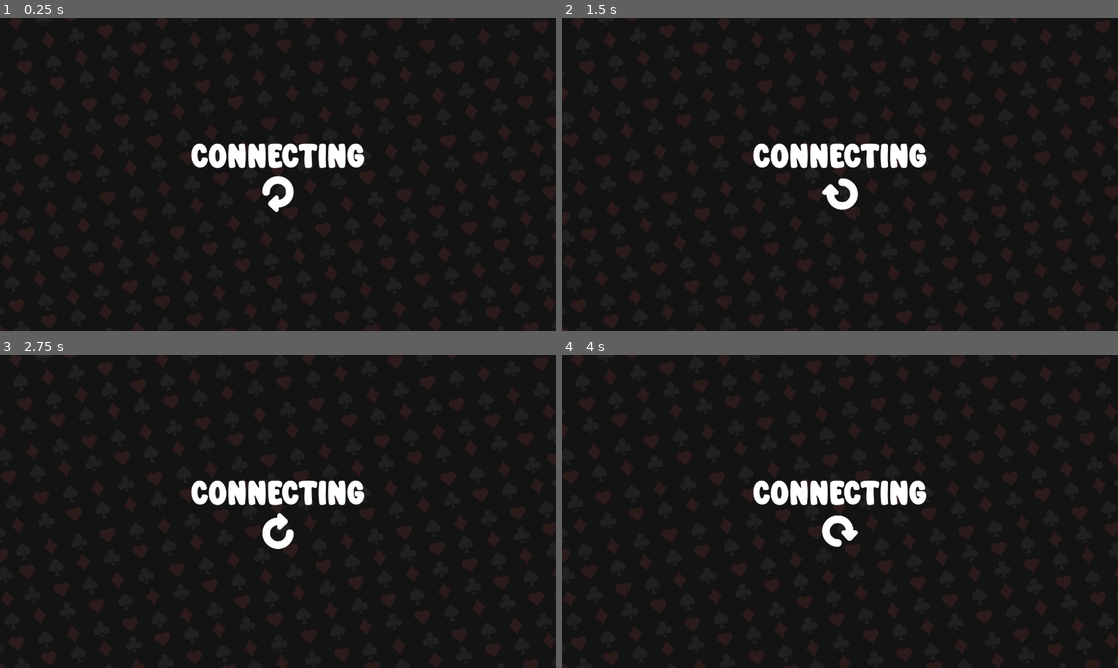
Above: before the commit, frames 1-4 (two rows, left to right).
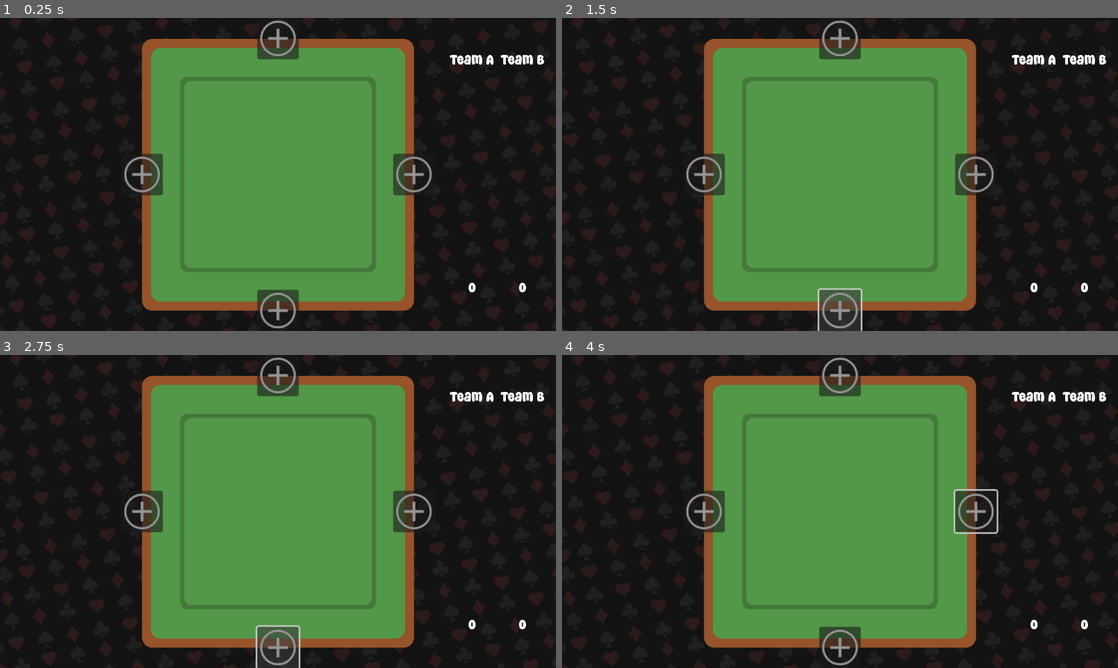
Above: after the commit, the same moments.

Repository: 0xEvsky/marboota-hearts-gm
Game: Godot game, scene res://scenes/game.tscn
Two runs of this game, one before a commit and one after it. Both use one fixed random seed, a clock stepped at 60 frames per second and the inputs below.
Inputs (mouse positions are in pixels of both pictures, inside the frame that each line leads up to):
- Up to frame 1 (0.25 s): no input
- Up to frame 2 (1.5 s): click (840, 309) at 0.52 s; click (840, 309) at 1.27 s
- Up to frame 3 (2.75 s): click (278, 646) at 2.02 s
- Up to frame 4 (4 s): move the mouse to (962, 495) at 2.77 s; click (962, 495) at 2.85 s; move the mouse to (728, 527) at 3.52 s; click (728, 527) at 3.6 s

The runs differ from the first frame. In frame 1, 43% of the frame differs, in the area x 22-98%, y 0-100%; in frame 2, 44%; in frame 3, 44%; in frame 4, 44%.
Error after the commit: Invalid access to property or key 'state' on a base object of type 'Nil'. (res://scripts/seat.gd:52)

Commit message:
scoreboard

Diff:
--- a/game/scenes/game.tscn
+++ b/game/scenes/game.tscn
@@ -7,6 +7,7 @@
 [ext_resource type="PackedScene" uid="uid://belne7lgw02p3" path="res://scenes/table.tscn" id="4_24tct"]
 [ext_resource type="Script" path="res://scripts/game_ui.gd" id="5_cxi62"]
 [ext_resource type="Script" path="res://scripts/player_manager.gd" id="5_xiyoe"]
+[ext_resource type="Script" path="res://scripts/score_ui.gd" id="6_tl6g1"]
 
 [sub_resource type="Animation" id="Animation_5kc0w"]
 length = 0.001
@@ -48,6 +49,7 @@
 [node name="Game" type="Node2D"]
 
 [node name="LoadingUI" type="CanvasLayer" parent="."]
+visible = false
 script = ExtResource("1_w3f0r")
 
 [node name="LoadingScreen" type="Control" parent="LoadingUI"]
@@ -223,6 +225,71 @@
 theme_override_font_sizes/font_size = 86
 text = "pass"
 
+[node name="ScoreUI" type="CanvasLayer" parent="."]
+script = ExtResource("6_tl6g1")
+
+[node name="HeaderRow" type="HBoxContainer" parent="ScoreUI"]
+custom_minimum_size = Vector2(0, 100)
+offset_left = 1031.0
+offset_top = 46.0
+offset_right = 1260.0
+offset_bottom = 146.0
+alignment = 1
+
+[node name="Label" type="Label" parent="ScoreUI/HeaderRow"]
+layout_mode = 2
+size_flags_horizontal = 3
+theme_override_font_sizes/font_size = 32
+text = "Team A"
+horizontal_alignment = 1
+vertical_alignment = 1
+
+[node name="Label2" type="Label" parent="ScoreUI/HeaderRow"]
+layout_mode = 2
+size_flags_horizontal = 3
+theme_override_font_sizes/font_size = 32
+text = "Team B"
+horizontal_alignment = 1
+vertical_alignment = 1
+
+[node name="ScoreContainer" type="VBoxContainer" parent="ScoreUI"]
+anchors_preset = 6
+anchor_left = 1.0
+anchor_top = 0.5
+anchor_right = 1.0
+anchor_bottom = 0.5
+offset_left = -249.0
+offset_top = -216.0
+offset_right = -20.0
+offset_bottom = 284.0
+grow_horizontal = 0
+grow_vertical = 2
+scale = Vector2(1, 0.88)
+
+[node name="TotalScoreRow" type="HBoxContainer" parent="ScoreUI"]
+custom_minimum_size = Vector2(0, 100)
+offset_left = 1031.0
+offset_top = 570.0
+offset_right = 1260.0
+offset_bottom = 670.0
+alignment = 1
+
+[node name="Label" type="Label" parent="ScoreUI/TotalScoreRow"]
+layout_mode = 2
+size_flags_horizontal = 3
+theme_override_font_sizes/font_size = 32
+text = "0"
+horizontal_alignment = 1
+vertical_alignment = 1
+
+[node name="Label2" type="Label" parent="ScoreUI/TotalScoreRow"]
+layout_mode = 2
+size_flags_horizontal = 3
+theme_override_font_sizes/font_size = 32
+text = "0"
+horizontal_alignment = 1
+vertical_alignment = 1
+
 [node name="Table" parent="." instance=ExtResource("4_24tct")]
 position = Vector2(640, 360)
 
--- /dev/null
+++ b/game/scenes/score_row.tscn
@@ -0,0 +1,32 @@
+[gd_scene format=3 uid="uid://6ngipvyayefp"]
+
+[node name="ScoreRow" type="HBoxContainer"]
+custom_minimum_size = Vector2(0, 50)
+anchors_preset = 8
+anchor_left = 0.5
+anchor_top = 0.5
+anchor_right = 0.5
+anchor_bottom = 0.5
+offset_left = -20.0
+offset_top = -20.0
+offset_right = 20.0
+offset_bottom = 20.0
+grow_horizontal = 2
+grow_vertical = 2
+size_flags_horizontal = 3
+
+[node name="Label" type="Label" parent="."]
+layout_mode = 2
+size_flags_horizontal = 3
+size_flags_vertical = 1
+theme_override_font_sizes/font_size = 32
+horizontal_alignment = 1
+vertical_alignment = 1
+
+[node name="Label2" type="Label" parent="."]
+layout_mode = 2
+size_flags_horizontal = 3
+size_flags_vertical = 1
+theme_override_font_sizes/font_size = 32
+horizontal_alignment = 1
+vertical_alignment = 1
--- a/game/scripts/event_manager.gd
+++ b/game/scripts/event_manager.gd
@@ -16,6 +16,8 @@
 signal YOURPLAY_received
 signal PLAY_received
 signal PLAYEND_received
+signal ROUNDEND_received
+signal TOTALSCORE_received
 
 
 
@@ -89,7 +91,10 @@
 			PLAY_received.emit(msg["USERID"], msg["CARD"])
 		"PLAYEND":
 			PLAYEND_received.emit(msg["WINNERID"])
-
+		"ROUNDEND":
+			ROUNDEND_received.emit(msg["TEAMASCORE"], msg["TEAMBSCORE"])
+		"TOTALSCORE":
+			TOTALSCORE_received.emit(msg["TEAMASCORE"], msg["TEAMBSCORE"])
 		_:
 			push_error("Invalid or unknown action received from server:" + str(action))
 
--- a/game/scripts/hand.gd
+++ b/game/scripts/hand.gd
@@ -96,6 +96,12 @@
 			rearrange()
 			get_parent()._on_yourplay(playable)
 )
+	if !get_parent().play_started:
+		get_parent().play_started = true
+		for i in range(4):
+			var score_node = get_parent().get_node("Score" + str(i))
+			score_node.get_node("Label").text = "0"
+			score_node.show()
 
 func on_play(card_str: String):
 	var card = get_child(-1) as Card
@@ -108,3 +114,9 @@
 	card.set_shroud(false)
 	card.is_played = true
 	rearrange()
+	if !get_parent().play_started:
+		get_parent().play_started = true
+		for i in range(4):
+			var score_node = get_parent().get_node("Score" + str(i))
+			score_node.get_node("Label").text = "0"
+			score_node.show()
--- /dev/null
+++ b/game/scripts/score_ui.gd
@@ -0,0 +1,23 @@
+extends CanvasLayer
+
+
+# Called when the node enters the scene tree for the first time.
+func _ready() -> void:
+	EventManager.PLAYSTART_received.connect(_on_playstart)
+	EventManager.ROUNDEND_received.connect(_on_roundend)
+	EventManager.TOTALSCORE_received.connect(_on_totalscore)
+
+func _on_playstart():
+	show()
+
+func _on_roundend(team_a_score: String, team_b_score: String):
+	var score_row_scene = preload("res://scenes/score_row.tscn")
+	var score_row = score_row_scene.instantiate()
+	get_node("ScoreContainer").add_child(score_row)
+	score_row.get_node("Label").text = team_a_score
+	score_row.get_node("Label2").text = team_b_score
+
+
+func _on_totalscore(team_a_score: String, team_b_score: String):
+	get_node("TotalScoreRow/Label").text = team_a_score
+	get_node("TotalScoreRow/Label2").text = team_b_score
--- a/game/scripts/table.gd
+++ b/game/scripts/table.gd
@@ -3,6 +3,7 @@
 
 enum TableState {TABLE_IDLE, TABLE_READY, TABLE_TRUMPING, TABLE_PLAYING}
 var state: TableState = TableState.TABLE_IDLE
+var play_started = false
 
 func _ready() -> void:
 	Globals.table = self
@@ -12,6 +13,7 @@
 	EventManager.YOURPLAY_received.connect(_on_yourplay)
 	EventManager.PLAY_received.connect(_on_play)
 	EventManager.PLAYEND_received.connect(_on_playend)
+	EventManager.ROUNDEND_received.connect(_on_roundend)
 
 func _on_gamestart():
 	# ! reset at GAMEEND
@@ -40,7 +42,7 @@
 
 
 func _on_trumpstart():
-	# ! reset at ROUNDEND
+	play_started = false
 	state = TableState.TABLE_TRUMPING
 	for i in range(4):
 		var score = get_node("Score" + str(i))
@@ -52,12 +54,7 @@
 			seat.sitter.state = Globals.player_manager.PLAYER_TRUMPING
 
 func _on_playstart():
-	# ! reset at ROUNDEND
 	state = TableState.TABLE_PLAYING
-	for i in range(4):
-		var score = get_node("Score" + str(i))
-		score.get_node("Label").text = "0"
-		score.show()
 	for i in range(4):
 		var seat = get_node("Seat" + str(i)) as Seat
 		if seat.sitter:
@@ -82,7 +79,6 @@
 		tween.tween_property(card, "global_position", winning_hand.global_position, 0.25)
 		tween.parallel().tween_property(card, "rotation", 0, 0.5)
 		tween.tween_callback(func():
-			# TODO: Use this for score counter display
 			card.queue_free()
 		)
 	var player = Globals.player_manager.get_player_by_id(winner_id)
@@ -92,7 +88,12 @@
 	score += 1
 	label.text = str(score)
 
-
+func _on_roundend(_team_a_score: String, _team_b_score: String):
+	state = TableState.TABLE_READY
+	for i in range(4):
+		var seat = get_node("Seat" + str(i)) as Seat
+		if seat.sitter:
+			seat.sitter.state = Globals.player_manager.PLAYER_READY
 
 func rotate_table() -> void:
 	var _offset = 4 - Globals.my_player.seat.seat_num
Not shown: 1 places in game/scenes/game.tscn that only renumber resources
